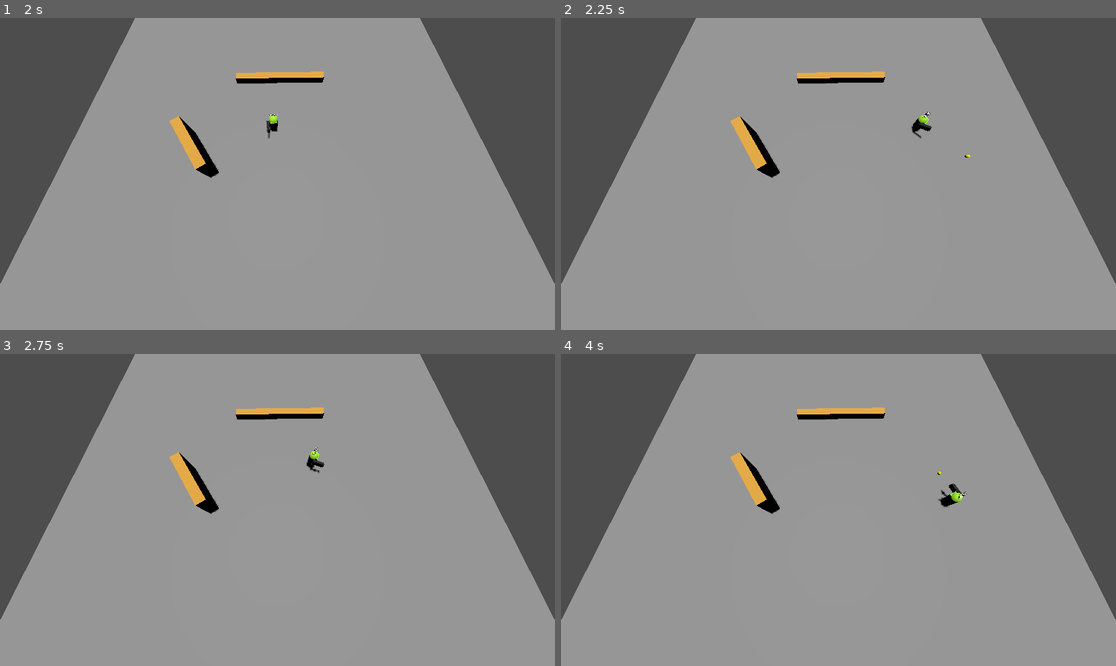
Above: before the commit, frames 1-4 (two rows, left to right).
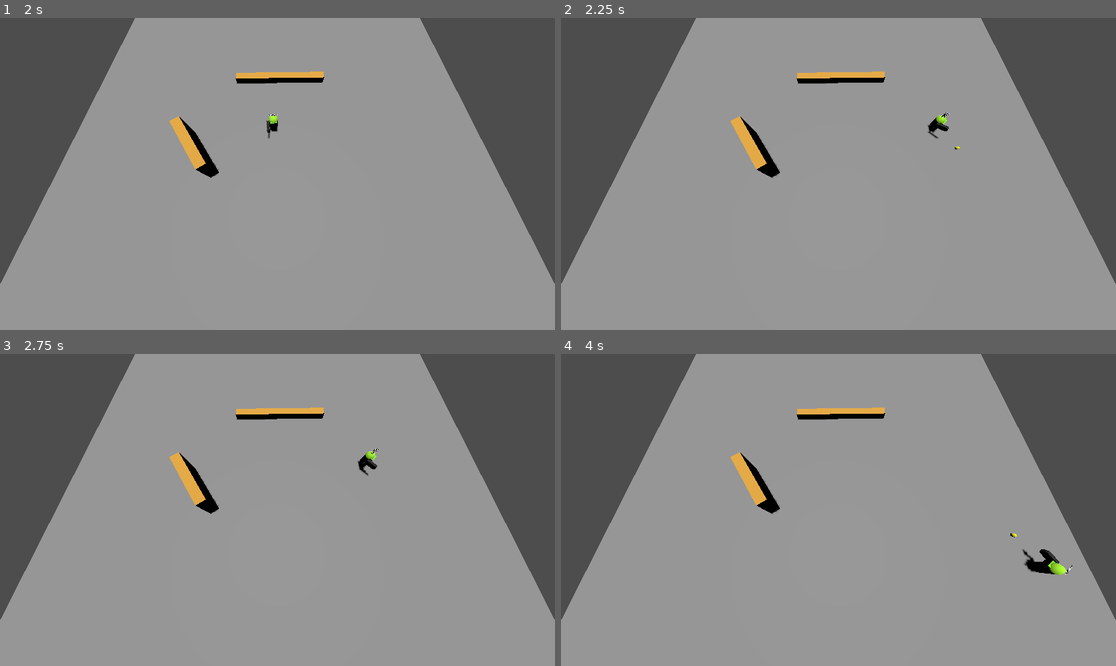
Above: after the commit, the same moments.

Repository: leutine/godot-test-project
Game: Godot game, scene res://main.tscn
The game is run twice, just before and just after one commit, with the same random seed, the same clock (stepped at 60 frames per second) and the same inputs.
Inputs (mouse positions are in pixels of both pictures, inside the frame that each line leads up to):
- Up to frame 1 (2 s): click (199, 130) at 0.52 s; type "Alex" at 0.6 s; click (277, 183) at 0.75 s; type "12" at 0.83 s; click "Host" at 1.25 s
- Up to frame 2 (2.25 s): tap Enter (ui_accept) at 2 s; move the mouse to (960, 158) at 2.02 s; hold D (move_right) from 2.03 s (still down); tap Shift (dodge) at 2.1 s; click (960, 158) at 2.17 s
- Up to frame 3 (2.75 s): keep holding D (move_right); tap Enter (ui_accept) at 2.27 s
- Up to frame 4 (4 s): move the mouse to (727, 525) at 2.77 s; release D (move_right) at 2.78 s; hold S (move_backward) 2.78-3.53 s; tap Shift (dodge) at 2.85, 3.8 s; tap Enter (ui_accept) at 3.02 s; move the mouse to (894, 441) at 3.52 s; press the mouse at (894, 441) at 3.53 s; hold D (move_right) from 3.53 s (still down)

Frame 1 is identical in both runs. In frame 2, 0.3% of the frame differs, in the area x 63-74%, y 30-45%; in frame 3, 0.3%; in frame 4, 0.6%, in the area x 67-93%, y 37-71%.

Commit message:
improve player dodge

Diff:
--- a/test-project/player.gd
+++ b/test-project/player.gd
@@ -1,9 +1,11 @@
 extends CharacterBody3D
 class_name Player
 
-@export var speed = 10.0
+@export var move_speed = 1000.0
 @export var teleport_distance = 5.0
-@export var dodge_speed = 500.0
+@export var dodge_speed = 5000.0
+@export var dodge_duration = 0.2
+
 @export var name_label_text = "Player"
 @export var color = Color.BLACK
 @onready var start_position = position
@@ -11,6 +13,7 @@
 @onready var pivot = $Mesh
 @onready var body: MeshInstance3D = $Mesh/Body
 @onready var name_label: Label3D = $NameLabel
+@onready var dodge = $Dodge
 
 @onready var material: StandardMaterial3D = StandardMaterial3D.new()
 var default_collision_mask = collision_mask
@@ -32,7 +35,7 @@
 	return target
 
 
-func _physics_process(_delta):
+func _physics_process(delta):
 	if not is_multiplayer_authority(): return
 	var mouse_position: Vector3 = get_mouse_position()
 	if global_transform.origin != mouse_position:
@@ -41,12 +44,15 @@
 	var move_direction2: Vector2 = Input.get_vector("move_left", "move_right", "move_forward", "move_backward")
 	var move_direction3: Vector3 = Vector3(move_direction2.x, 0, move_direction2.y)
 	move_direction3 = move_direction3.normalized()
-	if Input.is_action_just_pressed("dodge") and move_direction3 != Vector3.ZERO:
+	if Input.is_action_just_pressed("dodge") and move_direction3 != Vector3.ZERO and !dodge.is_dashing() and dodge.can_dash:
 #		teleport.rpc(move_direction3)
-		velocity = move_direction3 * dodge_speed
+		dodge.start_dash(dodge_duration)
+
+	if dodge.is_dashing():
 		set_collision_mask_value(3, false)
-	else:
-		velocity = move_direction3 * speed
+
+	var speed = dodge_speed if dodge.is_dashing() else move_speed
+	velocity = move_direction3 * speed * delta
 	move_and_slide()
 	collision_mask = default_collision_mask
 	if Input.is_action_pressed("primary_action"):
--- a/test-project/player.tscn
+++ b/test-project/player.tscn
@@ -1,8 +1,9 @@
-[gd_scene load_steps=9 format=3 uid="uid://co5plf8mt2t47"]
+[gd_scene load_steps=10 format=3 uid="uid://co5plf8mt2t47"]
 
 [ext_resource type="Script" path="res://player.gd" id="1_ar8oh"]
 [ext_resource type="Script" path="res://GunController.gd" id="2_8nl12"]
 [ext_resource type="PackedScene" uid="uid://7c03sqbjd8vg" path="res://gun.tscn" id="3_uooqv"]
+[ext_resource type="PackedScene" uid="uid://b5bjduqwda6j3" path="res://dodge.tscn" id="4_7ic7g"]
 
 [sub_resource type="CapsuleMesh" id="CapsuleMesh_5q03q"]
 
@@ -71,3 +72,5 @@
 
 [node name="MultiplayerSynchronizer" type="MultiplayerSynchronizer" parent="."]
 replication_config = SubResource("SceneReplicationConfig_doaly")
+
+[node name="Dodge" parent="." instance=ExtResource("4_7ic7g")]
